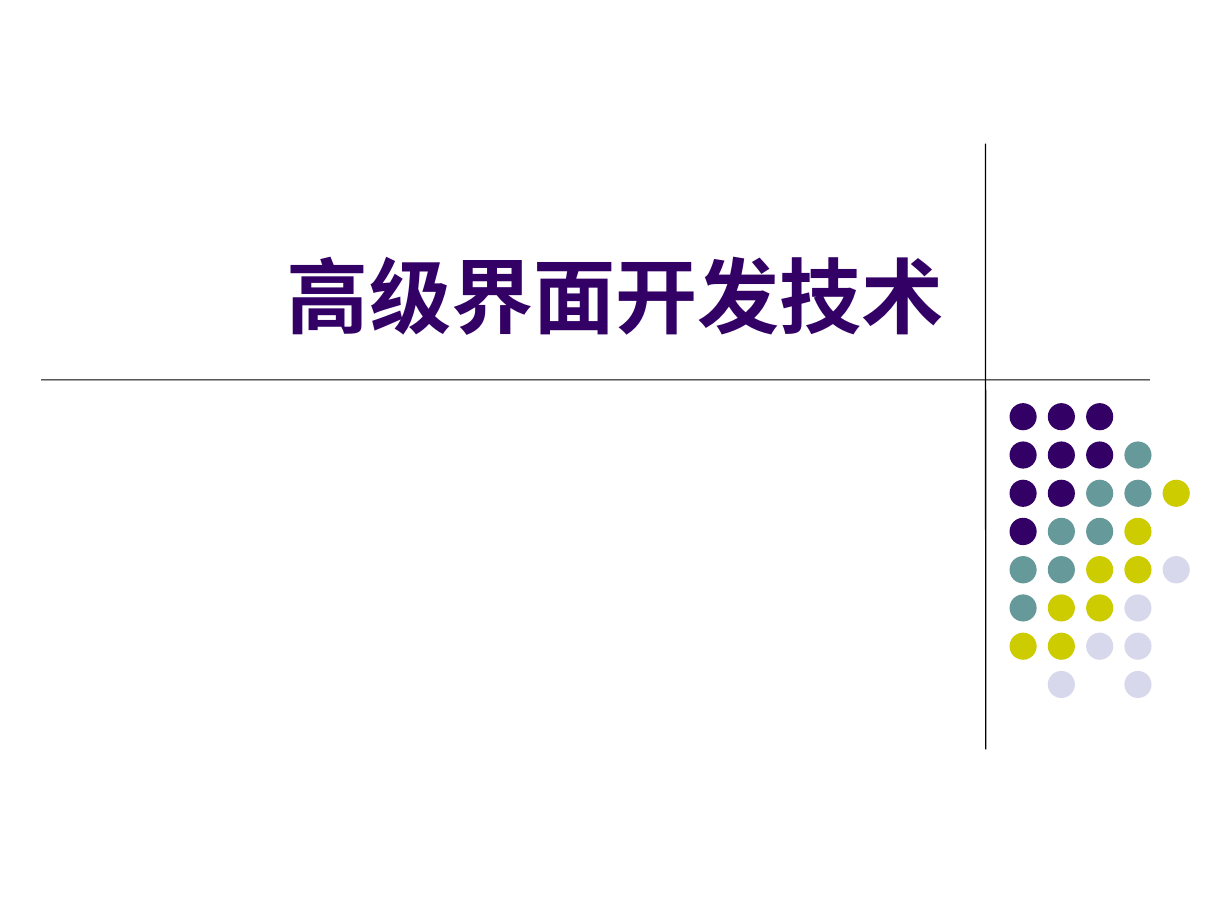
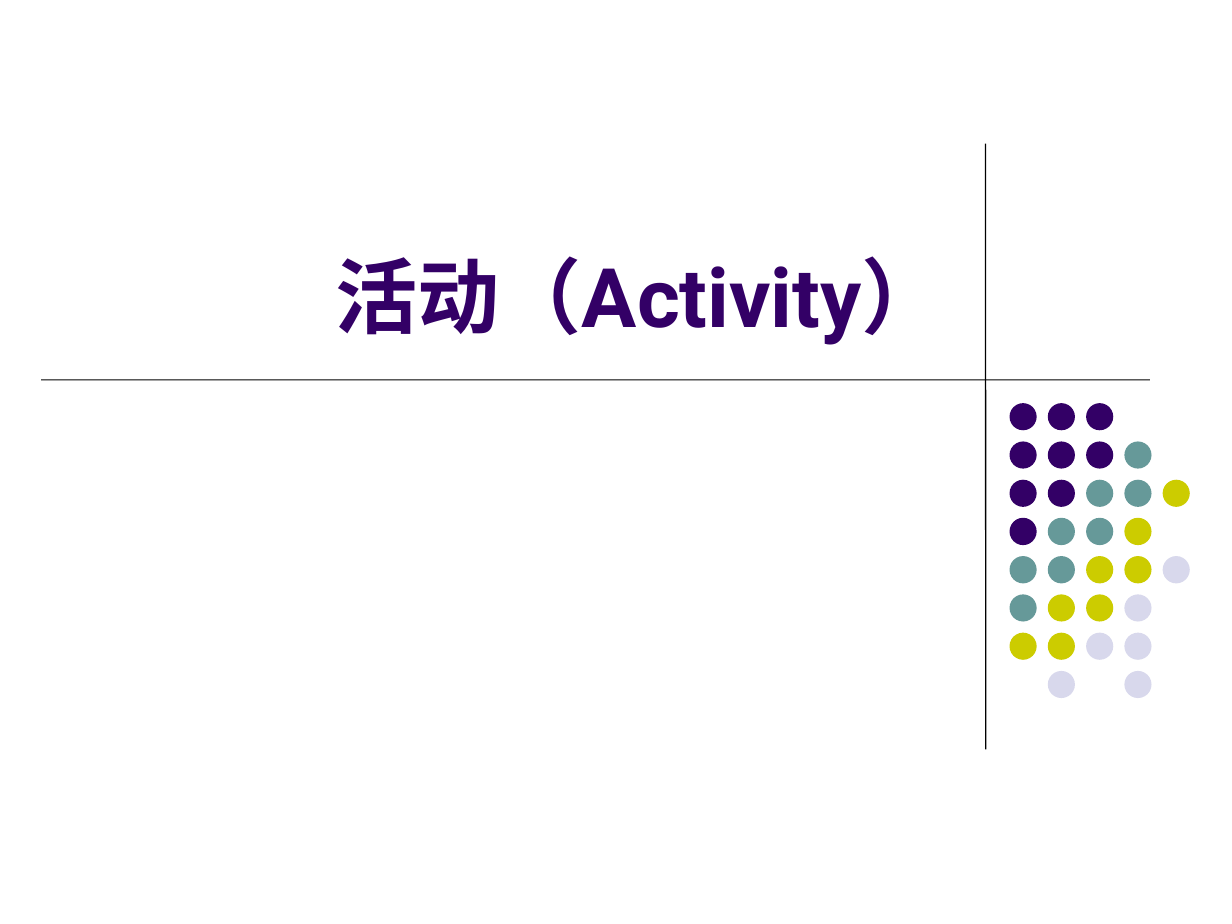
Before and after one commit to zjsu/android, a slide deck: slide 1 of chapters/3/chap3.pptx. Drawn at 1232x924 pixels with LibreOffice and Linux fonts; fonts in the diff are those of the drawing; background and template pictures are left out. Boxes give left, top, right and bottom in pixels: in the first picture for what was removed or moved away, otherwise in the second. Text is boxed around its words. In the diff, an @@ line names an element or a change of style, - is before the commit and + after.

```diff
--- a/chapters/3/chap3.pptx
+++ b/chapters/3/chap3.pptx
@@ title at [335, 256, 944, 345]: text changed @@
-高级界面开发技术
+活动（Activity）
```
Also in this commit, not shown: 6 other files.
